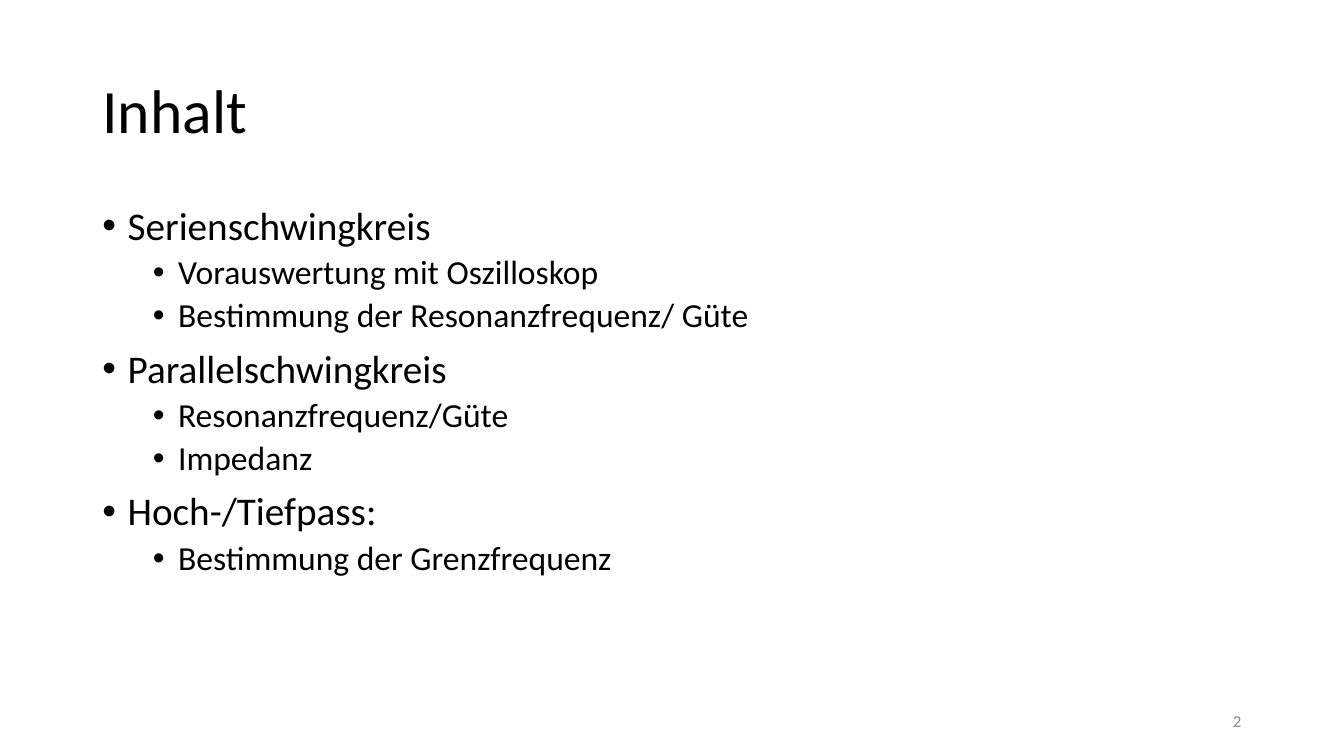
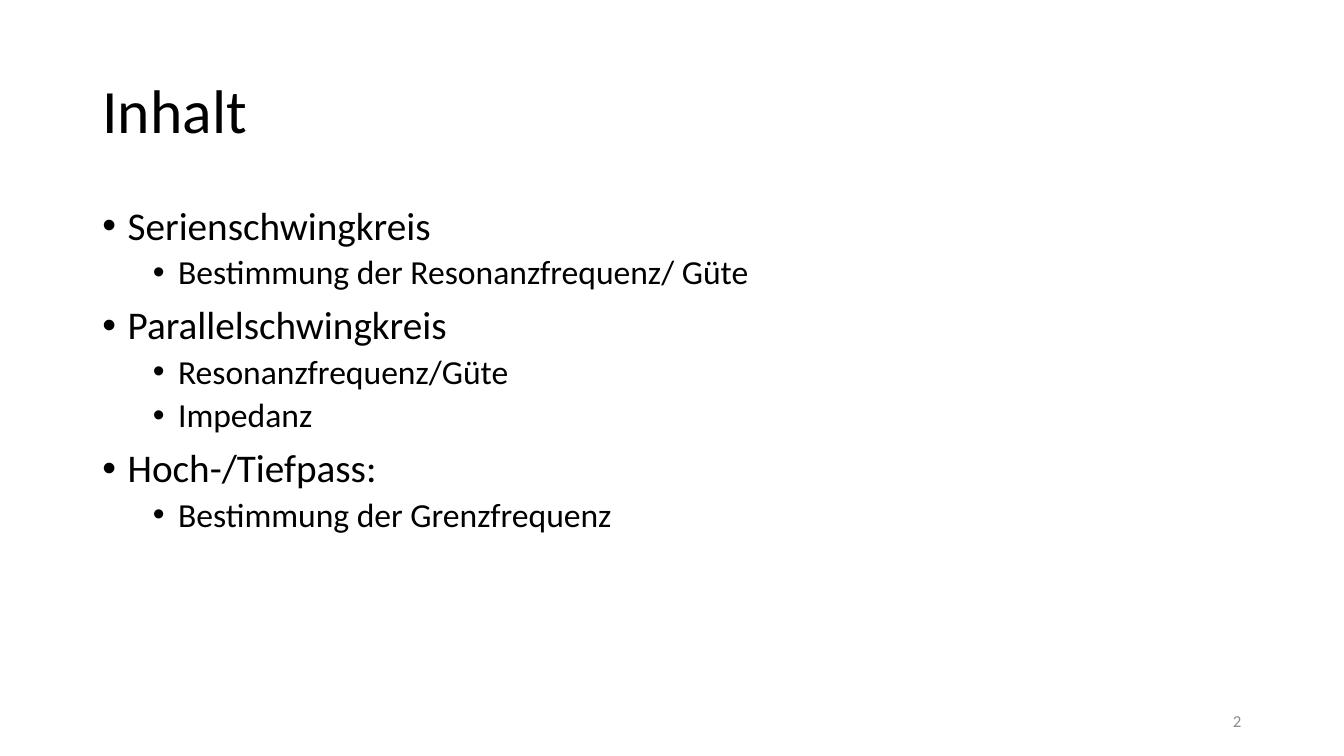
Before and after one commit to thewhitecat/grundpraktikum1, a slide deck: slide 2 of grundpraktikum2/E-Lehre/E-Lehre.pptx. Drawn at 1344x756 pixels with LibreOffice and Linux fonts; fonts in the diff are those of the drawing. Boxes give left, top, right and bottom in pixels: in the first picture for what was removed or moved away, otherwise in the second. Text is boxed around its words. In the diff, an @@ line names an element or a change of style, - is before the commit and + after.

```diff
--- a/grundpraktikum2/E-Lehre/E-Lehre.pptx
+++ b/grundpraktikum2/E-Lehre/E-Lehre.pptx
@@ text at (178, 260, 599, 290): paragraph removed @@
-  • Vorauswertung mit Oszilloskop
```
Also in this commit, not shown: 5 other slides changed, 2 slides added, 1 slide removed.
